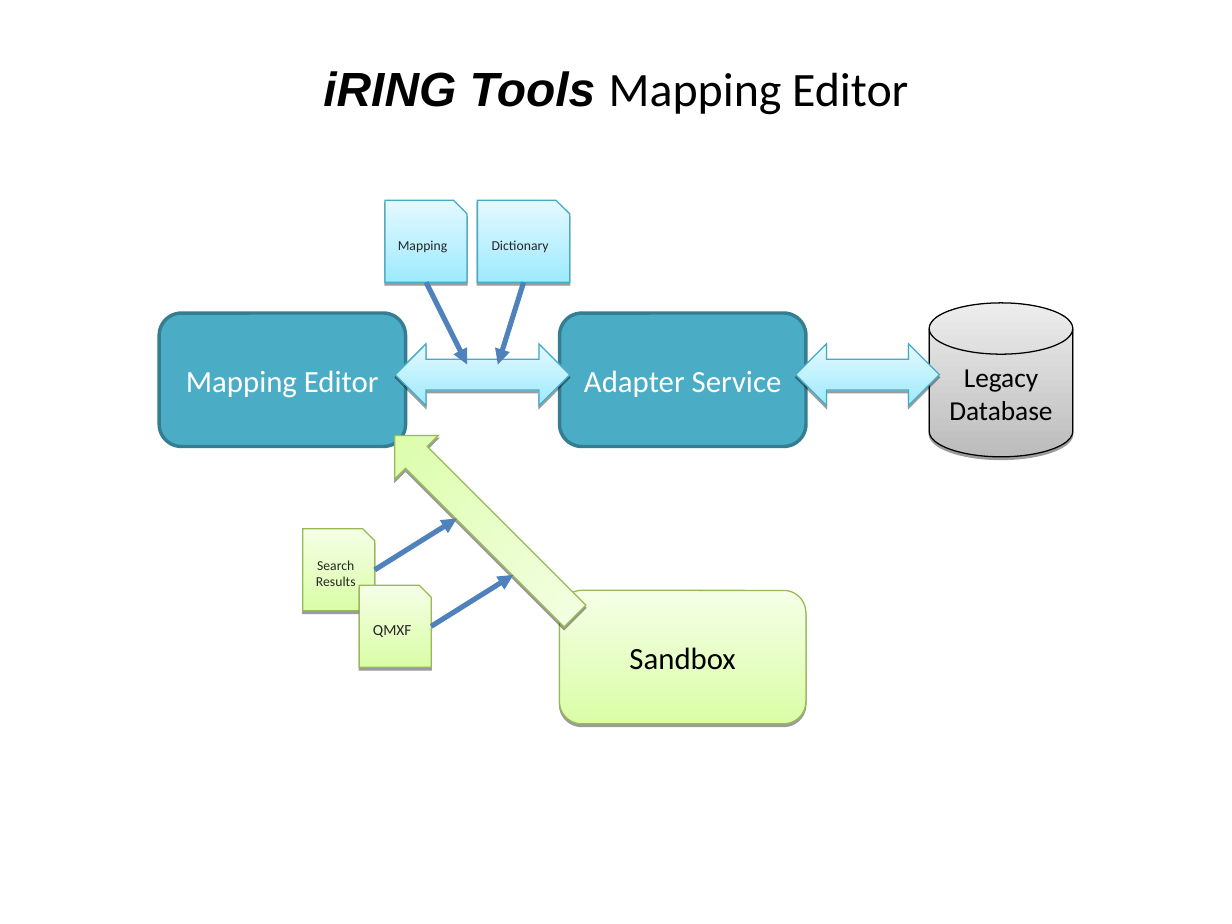
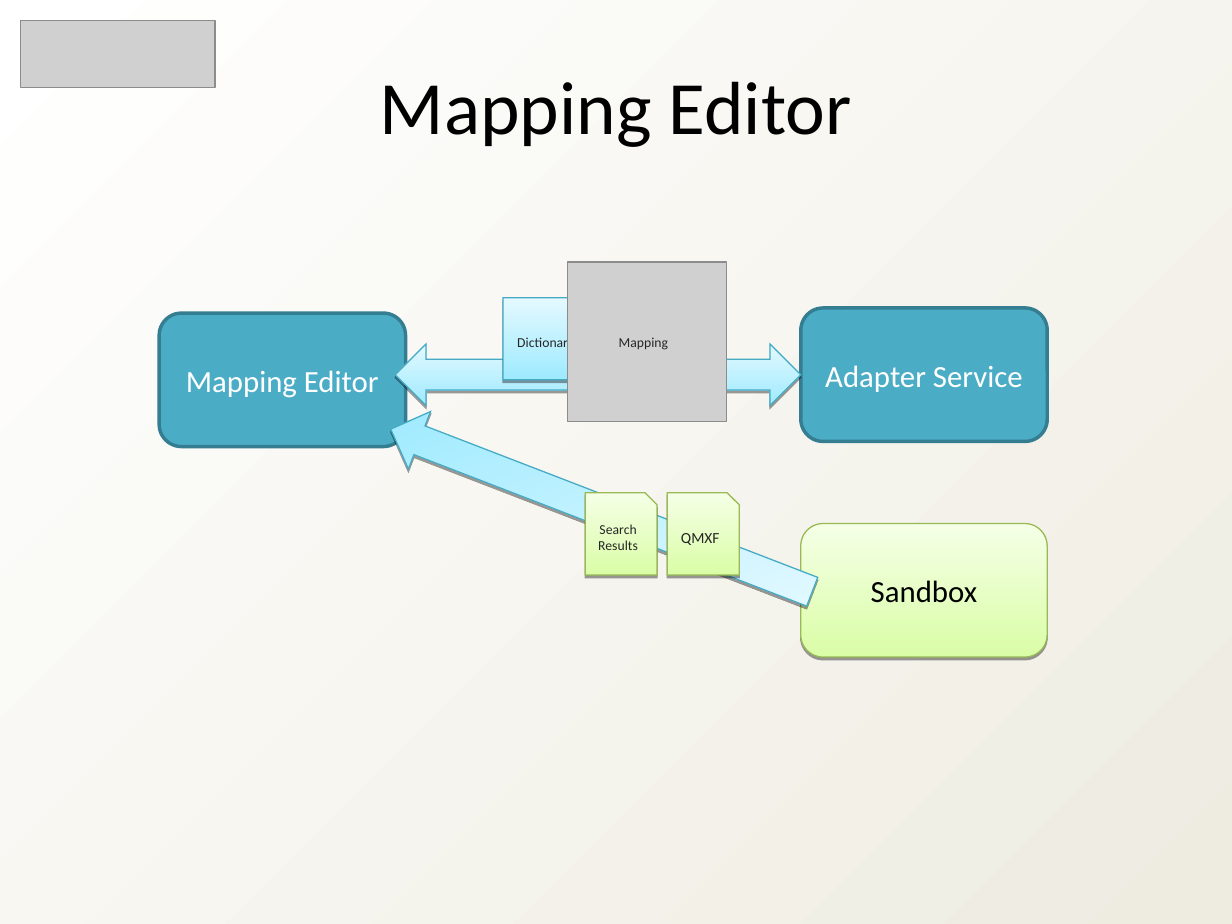
Before and after one commit to heyena/iring-tools, a slide deck: slide 10 of trunk/Documentation/iRING SDK Overview.ppt (slide 9 before the commit). Drawn at 1232x924 pixels with LibreOffice and Linux fonts; fonts in the diff are those of the drawing; grey boxes stand for pictures; background and template pictures are left out. Boxes give left, top, right and bottom in pixels: in the first picture for what was removed or moved away, otherwise in the second. Text is boxed around its words. In the diff, an @@ line names an element or a change of style, - is before the commit and + after.

```diff
--- a/trunk/Documentation/iRING SDK Overview.ppt
+++ b/trunk/Documentation/iRING SDK Overview.ppt
@@ background picture (left out) to gradient #FFFFFF to #EEECE1 @@
@@ picture added at (x1=21, y1=21, x2=216, y2=87) @@
@@ text at (x1=380, y1=81, x2=852, y2=147): text changed; size 28 to 44 pt @@
-iRING Tools Mapping Editor
+Mapping Editor
@@ picture added at (x1=568, y1=262, x2=727, y2=421) @@
@@ freeform shape "Dictionary" moved from (x1=477, y1=201, x2=569, y2=283) to (x1=503, y1=298, x2=595, y2=381) @@
@@ rounded rectangle "Adapter Service" moved from (x1=559, y1=313, x2=806, y2=446) to (x1=801, y1=308, x2=1047, y2=441) @@
@@ left right arrow resized from (x1=395, y1=344, x2=570, y2=405) to (x1=395, y1=344, x2=801, y2=405) @@
@@ text added at (x1=619, y1=337, x2=668, y2=350), 8 pt, text #262626 @@
+Mapping
@@ right arrow added at (x1=380, y1=400, x2=824, y2=620), fill gradient #9EEAFF to #E4F9FF, outline #46AAC5 0.74 pt @@
@@ freeform shape "Search Results" moved from (x1=303, y1=529, x2=375, y2=611) to (x1=585, y1=493, x2=657, y2=575) @@
@@ freeform shape "QMXF" moved from (x1=360, y1=585, x2=431, y2=668) to (x1=668, y1=493, x2=739, y2=575) @@
@@ rounded rectangle "Sandbox" moved from (x1=559, y1=590, x2=806, y2=723) to (x1=801, y1=524, x2=1047, y2=657) @@
@@ group removed at (x1=373, y1=201, x2=1073, y2=638): 4 arrows, 1 freeform shape, 1 right arrow, 1 cylinder, 1 left right arrow @@
-Mapping
-Legacy Database
```
Also in this commit, not shown: 9 other slides changed, 5 slides added, 5 slides removed, 1 other file.
